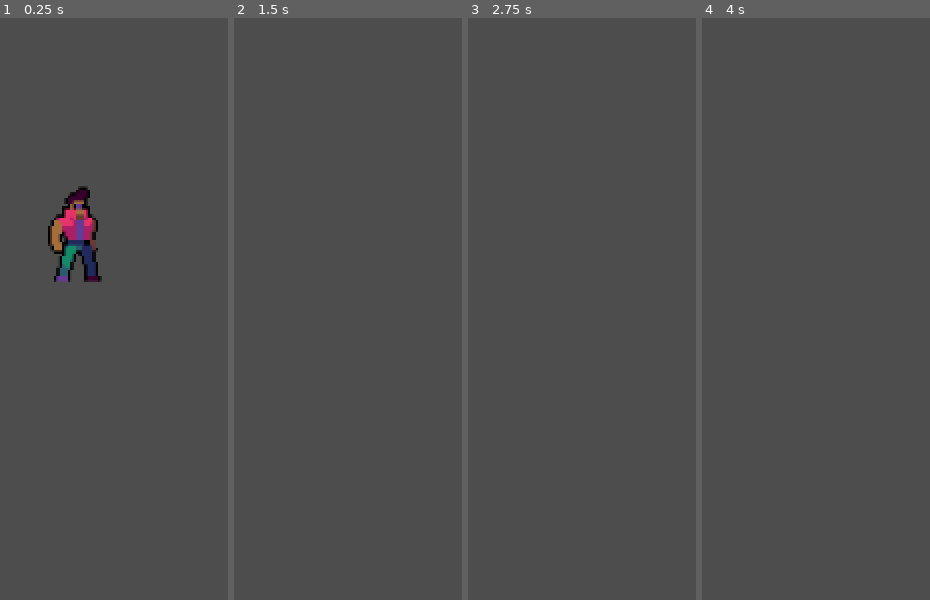
Above: before the commit, frames 1-4 (left to right).
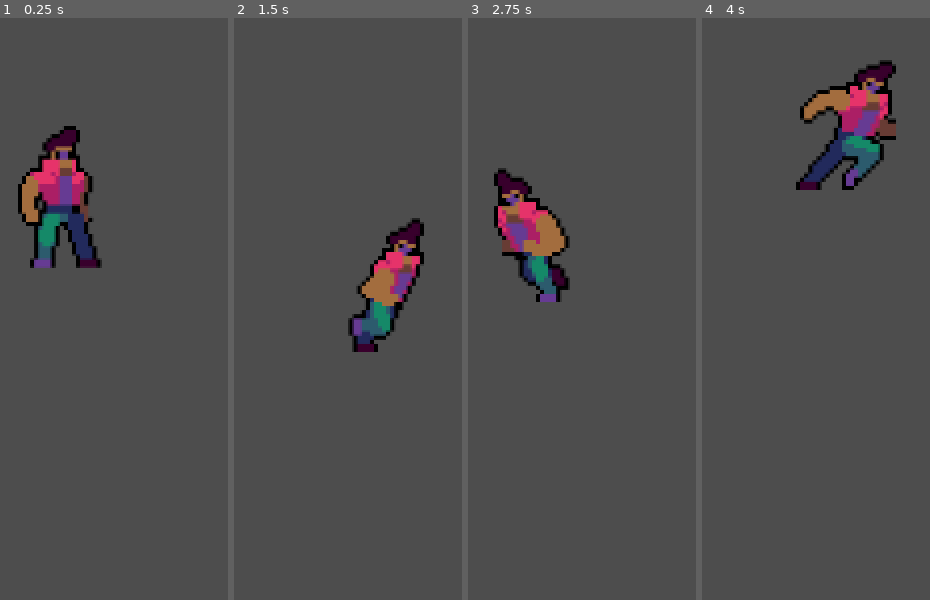
Above: after the commit, the same moments.

Repository: khabalita/MarDelJam25
Game: Godot game, scene res://Scenes/Game.tscn
Same seed, same stepped clock (60 frames per second), same inputs: the game is played once before the commit and once after it. Before the commit the project starts from res://Scenes/player.tscn.
Inputs:
- Up to frame 1 (0.25 s): no input
- Up to frame 2 (1.5 s): hold Right (move_right) from 0.53 s (still down); tap Space (jump) at 0.6, 0.77, 1.07, 1.35 s
- Up to frame 3 (2.75 s): tap Space (jump) at 1.52, 1.82, 2.1 s; release Right (move_right) at 2.03 s; hold Left (move_left) from 2.03 s (still down)
- Up to frame 4 (4 s): release Left (move_left) at 2.78 s; hold Right (move_right) from 2.78 s (still down); tap Space (jump) at 2.85, 3.02, 3.32, 3.6, 3.77 s

The runs differ from the first frame. In frame 1, 6.2% of the frame differs, in the area x 7-45%, y 18-46%; in frame 2, 4.0%; in frame 3, 4.5%; in frame 4, 5.6%.

Commit message:
assets added

Diff:
--- a/Scenes/level.tscn
+++ b/Scenes/Game.tscn
@@ -1,30 +1,35 @@
 [gd_scene load_steps=3 format=3 uid="uid://cwbd0ba3mhhwj"]
 
-[ext_resource type="PackedScene" uid="uid://qieqn2altupw" path="res://Scenes/player.tscn" id="1_tumq0"]
+[ext_resource type="PackedScene" uid="uid://qieqn2altupw" path="res://Scenes/player.tscn" id="1_iukft"]
 
 [sub_resource type="RectangleShape2D" id="RectangleShape2D_tumq0"]
-size = Vector2(440, 33)
+size = Vector2(1374, 109)
 
-[node name="Level" type="Node2D"]
+[node name="Game" type="Node2D"]
 
-[node name="Player" parent="." instance=ExtResource("1_tumq0")]
+[node name="Player" parent="." instance=ExtResource("1_iukft")]
+position = Vector2(24, 287)
 collision_layer = 2
+collision_mask = 1
 
 [node name="Area2D" type="RigidBody2D" parent="."]
-position = Vector2(3, 93)
-collision_mask = 2
+position = Vector2(6, 107)
+disable_mode = 1
+collision_mask = 0
 gravity_scale = 0.0
 
 [node name="CollisionShape2D" type="CollisionShape2D" parent="Area2D"]
-position = Vector2(220, 209.5)
+position = Vector2(683, 264)
 shape = SubResource("RectangleShape2D_tumq0")
 
 [node name="ColorRect" type="ColorRect" parent="Area2D"]
-offset_left = -2.5
-offset_top = 189.0
-offset_right = 441.5
-offset_bottom = 229.0
-color = Color(0.25490198, 1, 1, 1)
+offset_left = 58.0
+offset_top = 238.0
+offset_right = 58.0
+offset_bottom = 238.0
+size_flags_horizontal = 0
+color = Color(0, 1, 1, 1)
+metadata/_edit_use_anchors_ = true
 
 [node name="CanvasLayer" type="CanvasLayer" parent="."]
 
--- /dev/null
+++ b/Scenes/enemy.tscn
@@ -0,0 +1,28 @@
+[gd_scene load_steps=5 format=3 uid="uid://bkqy1l0c3otic"]
+
+[ext_resource type="Script" uid="uid://darqxg64nea3x" path="res://Scripts/enemy.gd" id="1_1f0kj"]
+[ext_resource type="Texture2D" uid="uid://ey23e4vfavgn" path="res://icon.svg" id="2_287tu"]
+
+[sub_resource type="CircleShape2D" id="CircleShape2D_afpow"]
+radius = 31.304953
+
+[sub_resource type="CircleShape2D" id="CircleShape2D_1f0kj"]
+radius = 370.3458
+
+[node name="Enemy" type="CharacterBody2D" groups=["enemy"]]
+collision_layer = 2
+collision_mask = 0
+script = ExtResource("1_1f0kj")
+
+[node name="AnimatedSprite2D" type="Sprite2D" parent="."]
+scale = Vector2(0.5, 0.5)
+texture = ExtResource("2_287tu")
+
+[node name="CollisionShape2D" type="CollisionShape2D" parent="."]
+shape = SubResource("CircleShape2D_afpow")
+
+[node name="Area2D" type="Area2D" parent="."]
+
+[node name="CollisionShape2D" type="CollisionShape2D" parent="Area2D"]
+scale = Vector2(0.5, 0.5)
+shape = SubResource("CircleShape2D_1f0kj")
--- a/Scenes/player.tscn
+++ b/Scenes/player.tscn
@@ -1,10 +1,9 @@
-[gd_scene load_steps=18 format=3 uid="uid://qieqn2altupw"]
+[gd_scene load_steps=17 format=3 uid="uid://qieqn2altupw"]
 
 [ext_resource type="Script" uid="uid://c7xbkujhahrwp" path="res://Scripts/player.gd" id="1_cvnsp"]
 [ext_resource type="Script" uid="uid://sgo71gbsoc4p" path="res://Scripts/movement.gd" id="2_6t5aa"]
-[ext_resource type="Texture2D" uid="uid://f78yxhp25mhm" path="res://Assets/Characters/Idle.png" id="2_vgqql"]
-[ext_resource type="Script" uid="uid://rya5b3xctjs6" path="res://Scripts/animation.gd" id="3_6t5aa"]
-[ext_resource type="Texture2D" uid="uid://durvn8o4n3kow" path="res://Assets/Characters/Run.png" id="3_fkybt"]
+[ext_resource type="Texture2D" uid="uid://f78yxhp25mhm" path="res://Assets/Characters/Player/Idle.png" id="2_vgqql"]
+[ext_resource type="Texture2D" uid="uid://durvn8o4n3kow" path="res://Assets/Characters/Player/Run.png" id="3_fkybt"]
 
 [sub_resource type="AtlasTexture" id="AtlasTexture_fkybt"]
 atlas = ExtResource("2_vgqql")
@@ -63,7 +62,7 @@
 }],
 "loop": true,
 "name": &"Idle",
-"speed": 5.0
+"speed": 8.0
 }, {
 "frames": [{
 "duration": 1.0,
@@ -85,23 +84,25 @@
 "texture": SubResource("AtlasTexture_7dp3o")
 }],
 "loop": true,
-"name": &"run",
-"speed": 5.0
+"name": &"Run",
+"speed": 8.0
 }]
 
 [sub_resource type="CapsuleShape2D" id="CapsuleShape2D_vgqql"]
 radius = 6.0
-height = 20.0
+height = 28.0
 
-[node name="Player" type="CharacterBody2D"]
+[node name="Player" type="CharacterBody2D" groups=["player"]]
+collision_mask = 0
 script = ExtResource("1_cvnsp")
 
-[node name="AnimationPlayer" type="AnimatedSprite2D" parent="."]
+[node name="AnimatedSprite2D" type="AnimatedSprite2D" parent="."]
 texture_filter = 1
 position = Vector2(1, 2)
 sprite_frames = SubResource("SpriteFrames_f1ek2")
-animation = &"Idle"
-frame_progress = 0.25513345
+animation = &"Run"
+frame = 4
+frame_progress = 0.24180605
 
 [node name="CollisionShape2D" type="CollisionShape2D" parent="."]
 position = Vector2(-8, 10)
@@ -110,10 +111,7 @@
 [node name="Movement" type="Node" parent="."]
 script = ExtResource("2_6t5aa")
 
-[node name="Animation" type="Node" parent="."]
-script = ExtResource("3_6t5aa")
-
 [node name="Camera" type="Camera2D" parent="."]
-zoom = Vector2(2, 2)
+zoom = Vector2(3, 3)
 position_smoothing_enabled = true
 rotation_smoothing_enabled = true
--- a/Scripts/animation.gd
+++ /dev/null
@@ -1 +0,0 @@
-extends Node
--- /dev/null
+++ b/Scripts/enemy.gd
@@ -0,0 +1,59 @@
+extends CharacterBody2D
+class_name enemy
+
+const MOVE_SPEED: float = 50.0
+const GRAVITY: float = 980.0
+const ARRIVAL_THRESHOLD: float = 10.0
+
+@export var patrol_points: Array[Marker2D] = []
+var current_point_index: int = 0
+
+@onready var detection_area: Area2D = $Area2D
+var player: CharacterBody2D = null
+
+
+func _ready() -> void:
+	detection_area.body_entered.connect(_on_player_detected)
+	detection_area.body_exited.connect(_on_player_lost)
+
+func _physics_process(delta: float) -> void:
+	if not is_on_floor():
+		velocity.y += GRAVITY * delta
+	else:
+		velocity.y = 0
+
+	if player:
+		_chase()
+	else:
+		_patrol()
+	move_and_slide()
+
+func _chase() -> void:
+	var direction_x = sign(player.global_position.x - global_position.x)
+	velocity.x = direction_x * MOVE_SPEED
+
+func _patrol() -> void:
+	if patrol_points.size() == 0:
+		velocity.x = 0
+		return
+
+	var target = patrol_points[current_point_index].global_position
+
+	if global_position.distance_to(target) < ARRIVAL_THRESHOLD:
+		current_point_index = (current_point_index + 1) % patrol_points.size()
+		target = patrol_points[current_point_index].global_position
+
+	var direction_x = sign(target.x - global_position.x)
+	velocity.x = direction_x * MOVE_SPEED
+
+func _on_player_detected(body: Node2D) -> void:
+	print("¡Señal body_entered emitida! Cuerpo detectado: ", body.name)
+	if body.is_in_group("player"):
+		player = body as CharacterBody2D
+		print("Jugador detectado: Iniciando persecución.")
+		velocity.x = 0
+
+func _on_player_lost(body: Node2D) -> void:
+	if body == player:
+		player = null
+		velocity.x = 0
--- a/Scripts/movement.gd
+++ b/Scripts/movement.gd
@@ -9,7 +9,7 @@
 
 # UPDATE
 func _setup(body):
-	player = body;
+	player = body
 
 func _update(delta: float, direction: float):
 	apply_gravity(delta)
@@ -38,3 +38,5 @@
 	if not player.is_on_floor():
 		player.velocity.y += gravity * delta
 		player.velocity.y = clampf(player.velocity.y, -1200, 980)
+
+# ANIMATIONS
--- a/Scripts/player.gd
+++ b/Scripts/player.gd
@@ -1,12 +1,14 @@
 extends CharacterBody2D
 class_name player
 
-const move_speed : float = 100
-const jump_speed : float = 300
+const move_speed : float = 100.0
+const jump_speed : float = 300.0
 @onready var movement : movement = $"Movement" as movement
+@onready var animation = $AnimatedSprite2D
 var is_facing_right : bool = true
 
 func _ready() -> void:
+	add_to_group("player")
 	movement._setup(self)
 
 
@@ -15,7 +17,18 @@
 	movement._update(delta, Input.get_axis("move_left","move_right"))
 	movement._jump(delta)
 	flip()
+	apply_anim()
 	move_and_slide()
 
 func flip():
 	pass
+
+# ANIMATIONS
+
+func apply_anim():
+	if velocity.x != 0:
+		animation.play("Run")
+
+		animation.flip_h = velocity.x < 0 # True si va a la izquierda
+	else:
+		animation.play("Idle")
--- a/project.godot
+++ b/project.godot
@@ -11,7 +11,7 @@
 [application]
 
 config/name="MardelJam25"
-run/main_scene="uid://qieqn2altupw"
+run/main_scene="uid://cwbd0ba3mhhwj"
 config/features=PackedStringArray("4.5", "GL Compatibility")
 config/icon="res://icon.svg"
 
Binary file added: Assets/AlienDecoration/Alien tileset.png
Not shown, added: Assets/AlienDecoration/Alien tileset.png.import
Renamed: Assets/Characters/Idle.png -> Assets/Characters/Player/Idle.png
Not shown, added: Assets/Characters/Player/Idle.png.import
Renamed: Assets/Characters/Run.png -> Assets/Characters/Player/Run.png
Not shown, added: Assets/Characters/Player/Run.png.import
Binary file added: Assets/Parallax/Alien01.png
Not shown, added: Assets/Parallax/Alien01.png.import
Binary file added: Assets/Parallax/Alien02.png
Not shown, added: Assets/Parallax/Alien02.png.import
Binary file added: Assets/Parallax/Alien03.png
Not shown, added: Assets/Parallax/Alien03.png.import
(and 40 more such lines)
